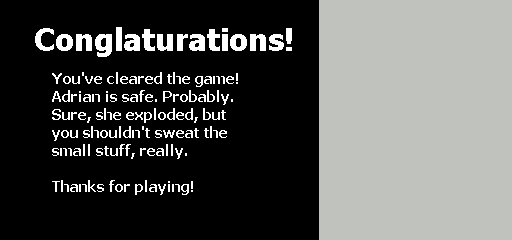
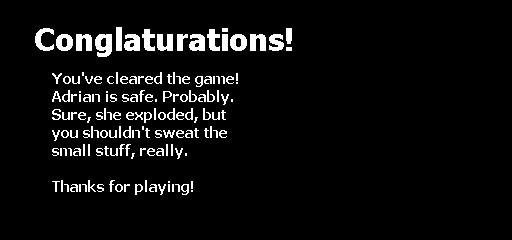
Comparing the layer stacks of the two (512, 240) images. Changes:
painted on "Background" over [319, 0, 512, 240]
